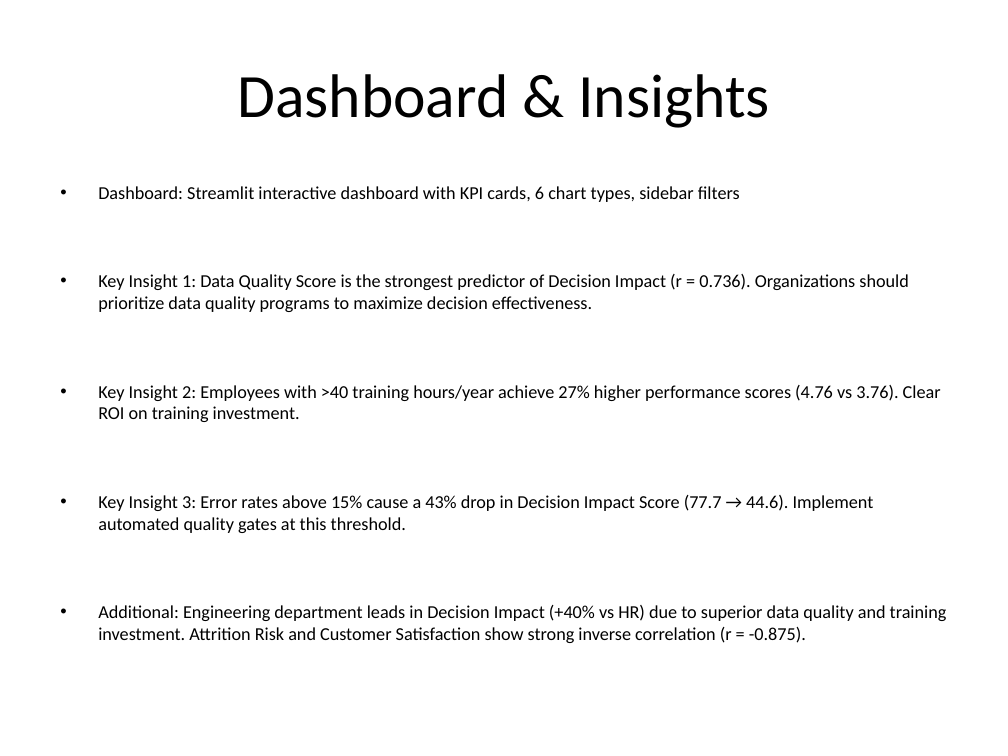
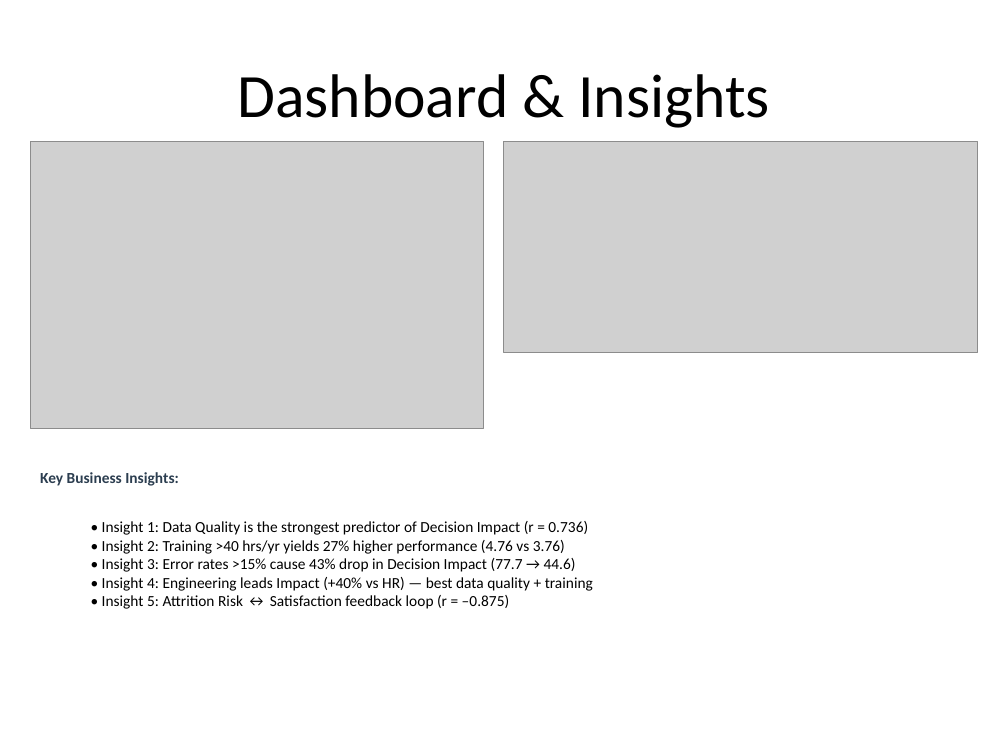
Before and after one commit to Shivshankar8261/data-driven-decision-bigdata, a slide deck: slide 4 of BDCCT_PPT.pptx. Drawn at 1008x756 pixels with LibreOffice and Linux fonts; fonts in the diff are those of the drawing; grey boxes stand for pictures. Boxes give left, top, right and bottom in pixels: in the first picture for what was removed or moved away, otherwise in the second. Text is boxed around its words. In the diff, an @@ line names an element or a change of style, - is before the commit and + after.

```diff
--- a/BDCCT_PPT.pptx
+++ b/BDCCT_PPT.pptx
@@ picture added at (x1=30, y1=141, x2=484, y2=428) @@
@@ picture added at (x1=504, y1=141, x2=978, y2=353) @@
@@ text removed at (x1=98, y1=186, x2=947, y2=643) @@
-• Dashboard: Streamlit interactive dashboard with KPI cards, 6 chart types, sidebar filters
-• Key Insight 1: Data Quality Score is the strongest predictor of Decision Impact (r = 0.736). Organizations should prioritize data quality programs to maximize decision effectiveness.
-• Key Insight 2: Employees with >40 training hours/year achieve 27% higher performance scores (4.76 vs 3.76). Clear ROI on training investment.
-• Key Insight 3: Error rates above 15% cause a 43% drop in Decision Impact Score (77.7 → 44.6). Implement automated quality gates at this threshold.
-• Additional: Engineering department leads in Decision Impact (+40% vs HR) due to superior data quality and training investment. Attrition Risk and Customer Satisfaction show strong inverse correlation (r = -0.875).
@@ text added at (x1=40, y1=472, x2=593, y2=609), 11 pt, text #000000 @@
+Key Business Insights:
+  • Insight 1: Data Quality is the strongest predictor of Decision Impact (r = 0.736)
+  • Insight 2: Training >40 hrs/yr yields 27% higher performance (4.76 vs 3.76)
+  • Insight 3: Error rates >15% cause 43% drop in Decision Impact (77.7 → 44.6)
+  • Insight 4: Engineering leads Impact (+40% vs HR) — best data quality + training
+  • Insight 5: Attrition Risk ↔ Satisfaction feedback loop (r = –0.875)
```
Also in this commit, not shown: 5 other slides changed, 5 other files.
